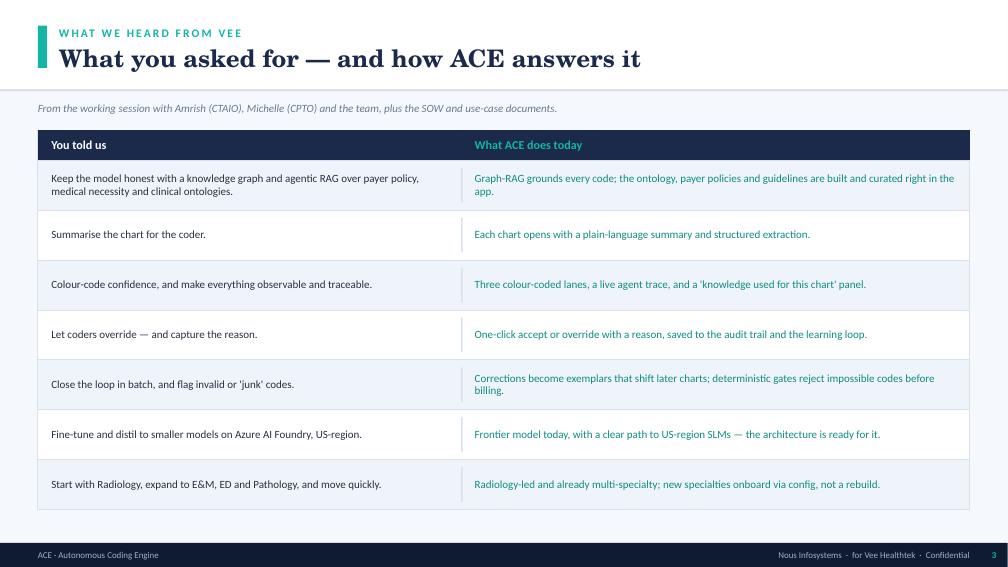
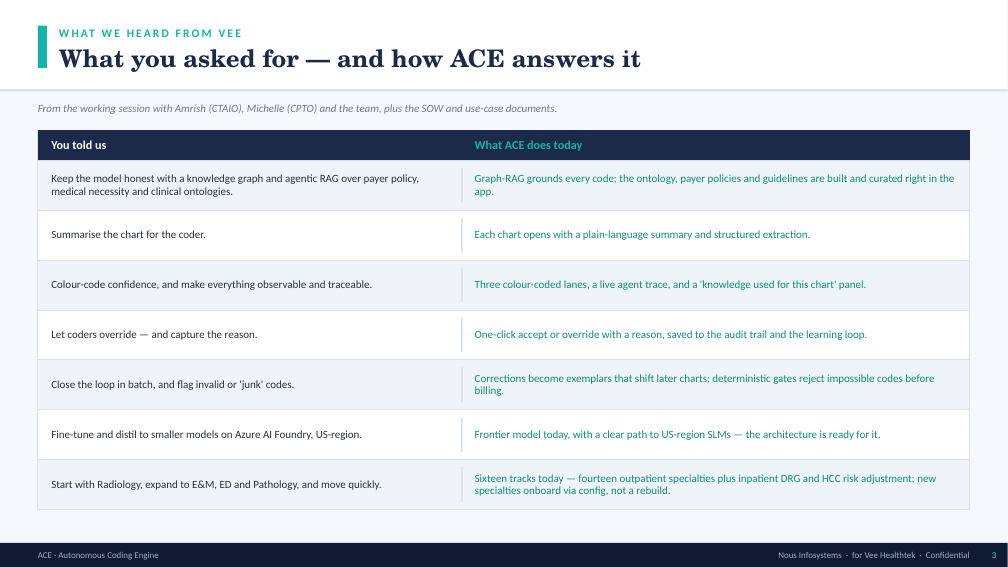
Before and after one commit to swarupd227/ACE, a slide deck: slide 3 of deck/ACE_Architecture.pptx. Drawn at 1008x567 pixels with LibreOffice and Linux fonts; fonts in the diff are those of the drawing. Boxes give left, top, right and bottom in pixels: in the first picture for what was removed or moved away, otherwise in the second. Text is boxed around its words. In the diff, an @@ line names an element or a change of style, - is before the commit and + after.

```diff
--- a/deck/ACE_Architecture.pptx
+++ b/deck/ACE_Architecture.pptx
@@ text at (475,474,936,496): text changed @@
-Radiology-led and already multi-specialty; new specialties onboard via config, not a rebuild.
+Sixteen tracks today — fourteen outpatient specialties plus inpatient DRG and HCC risk adjustment; new specialties onboard via config, not a rebuild.
```
Also in this commit, not shown: 7 other slides changed, 1 slide added, 4 other files.
